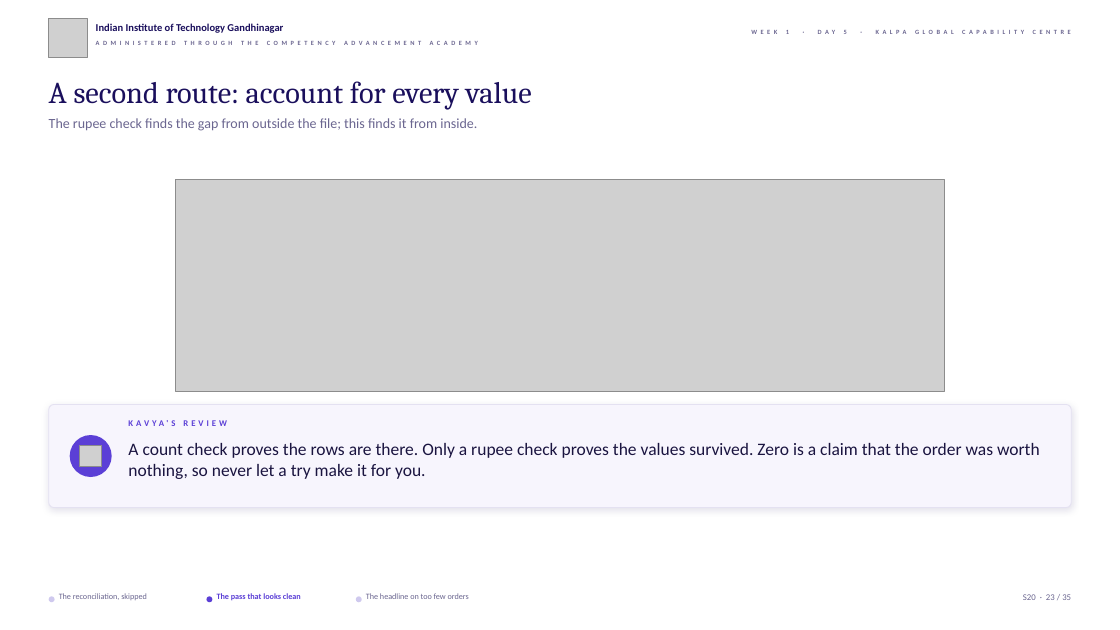
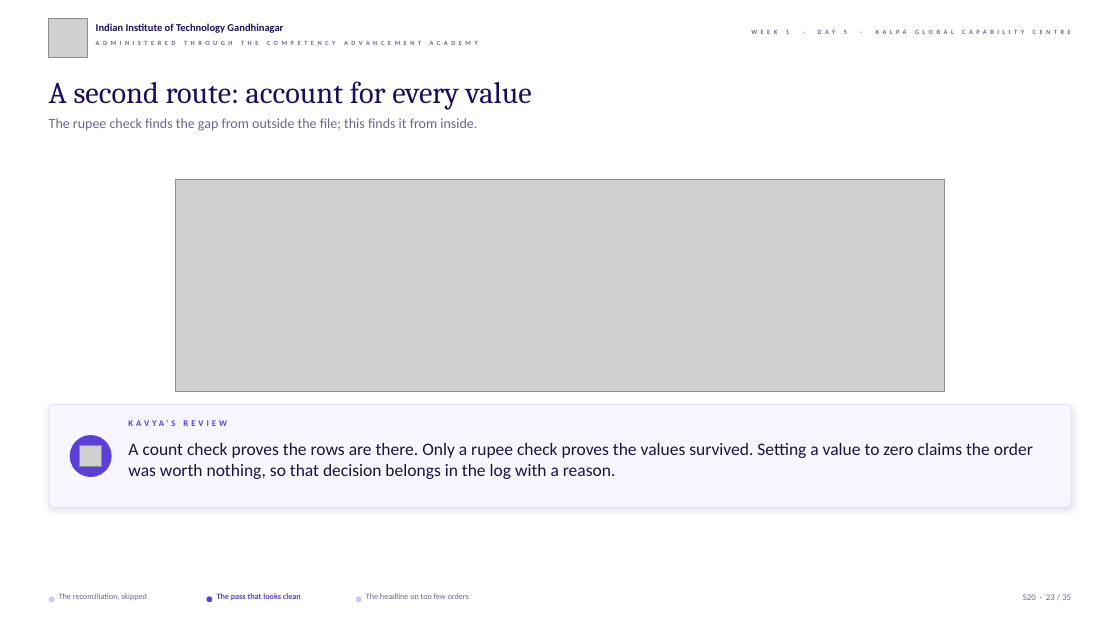
Before and after one commit to fde-academy-lab/c2-content-factory, a slide deck: slide 23 of content/W01/D5/slides/C2_W01_D05_debrief_STUDENT.pptx. Drawn at 1120x630 pixels with LibreOffice and Linux fonts; fonts in the diff are those of the drawing; grey boxes stand for pictures; background and template pictures are left out. Boxes give left, top, right and bottom in pixels: in the first picture for what was removed or moved away, otherwise in the second. Text is boxed around its words. In the diff, an @@ line names an element or a change of style, - is before the commit and + after.

```diff
--- a/content/W01/D5/slides/C2_W01_D05_debrief_STUDENT.pptx
+++ b/content/W01/D5/slides/C2_W01_D05_debrief_STUDENT.pptx
@@ text at (x1=128, y1=443, x2=1033, y2=479): text changed @@
-A count check proves the rows are there. Only a rupee check proves the values survived. Zero is a claim that the order was worth nothing, so never let a try make it for you.
+A count check proves the rows are there. Only a rupee check proves the values survived. Setting a value to zero claims the order was worth nothing, so that decision belongs in the log with a reason.
```
Also in this commit, not shown: 5 other slides changed, 14 other files.
